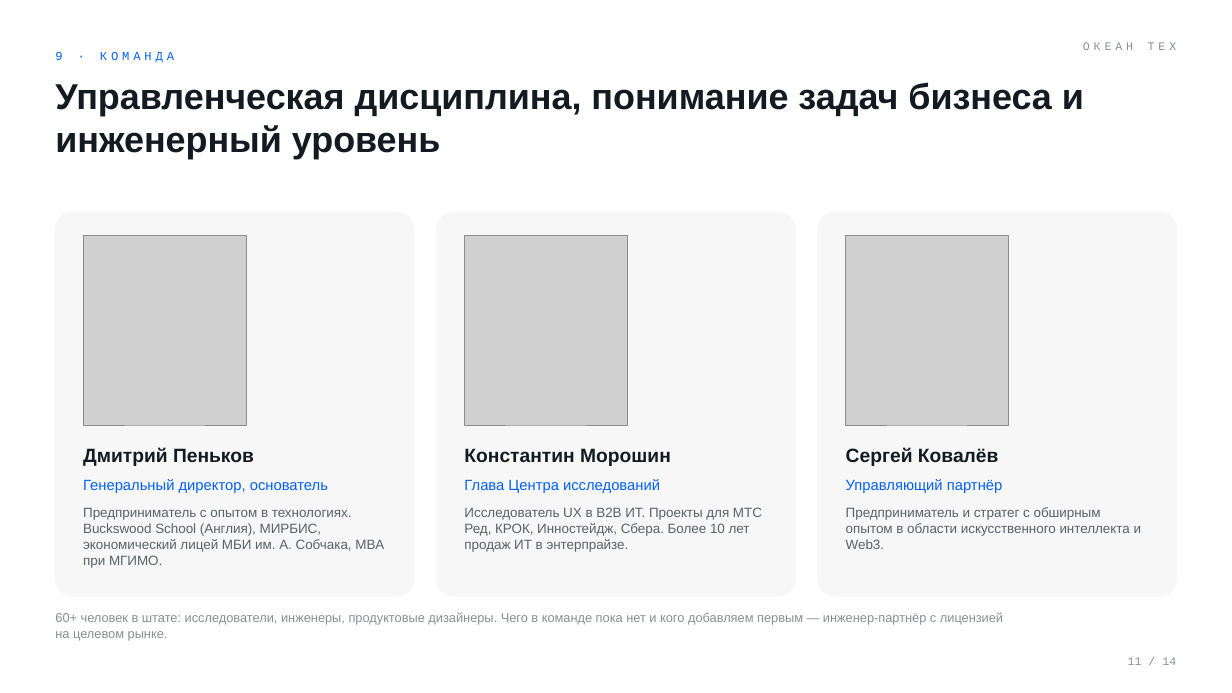
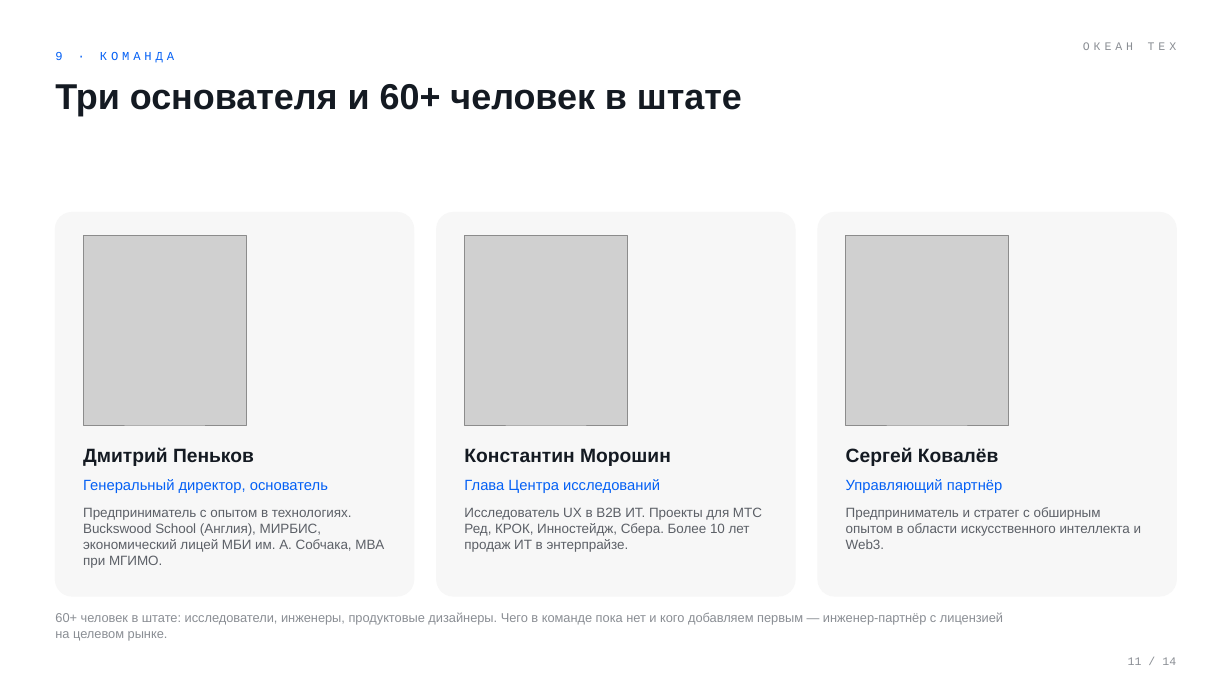
Before and after one commit to komoroshin/research, a slide deck: slide 11 of ai-case-library/research/ventures/grid-plain-deck.pptx. Drawn at 1232x693 pixels with LibreOffice and Linux fonts; fonts in the diff are those of the drawing; grey boxes stand for pictures. Boxes give left, top, right and bottom in pixels: in the first picture for what was removed or moved away, otherwise in the second. Text is boxed around its words. In the diff, an @@ line names an element or a change of style, - is before the commit and + after.

```diff
--- a/ai-case-library/research/ventures/grid-plain-deck.pptx
+++ b/ai-case-library/research/ventures/grid-plain-deck.pptx
@@ text at (55, 84, 742, 116): text changed @@
-Управленческая дисциплина, понимание задач бизнеса и инженерный уровень
+Три основателя и 60+ человек в штате
```
Also in this commit, not shown: 8 other slides changed, 2 other files.
